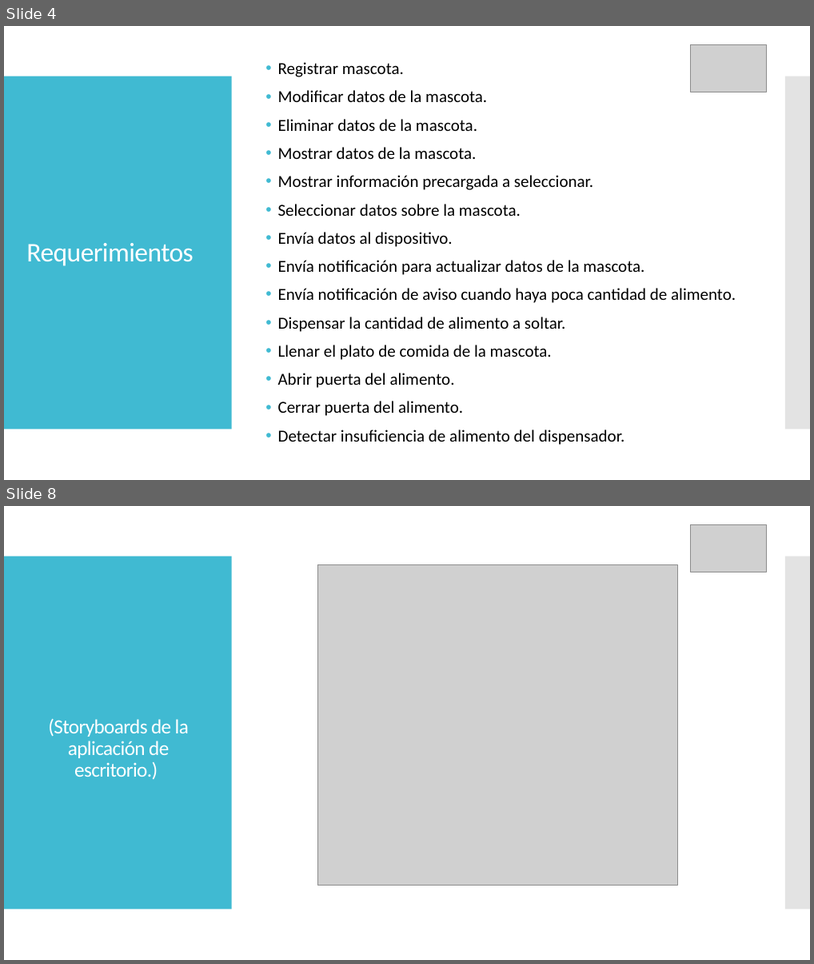
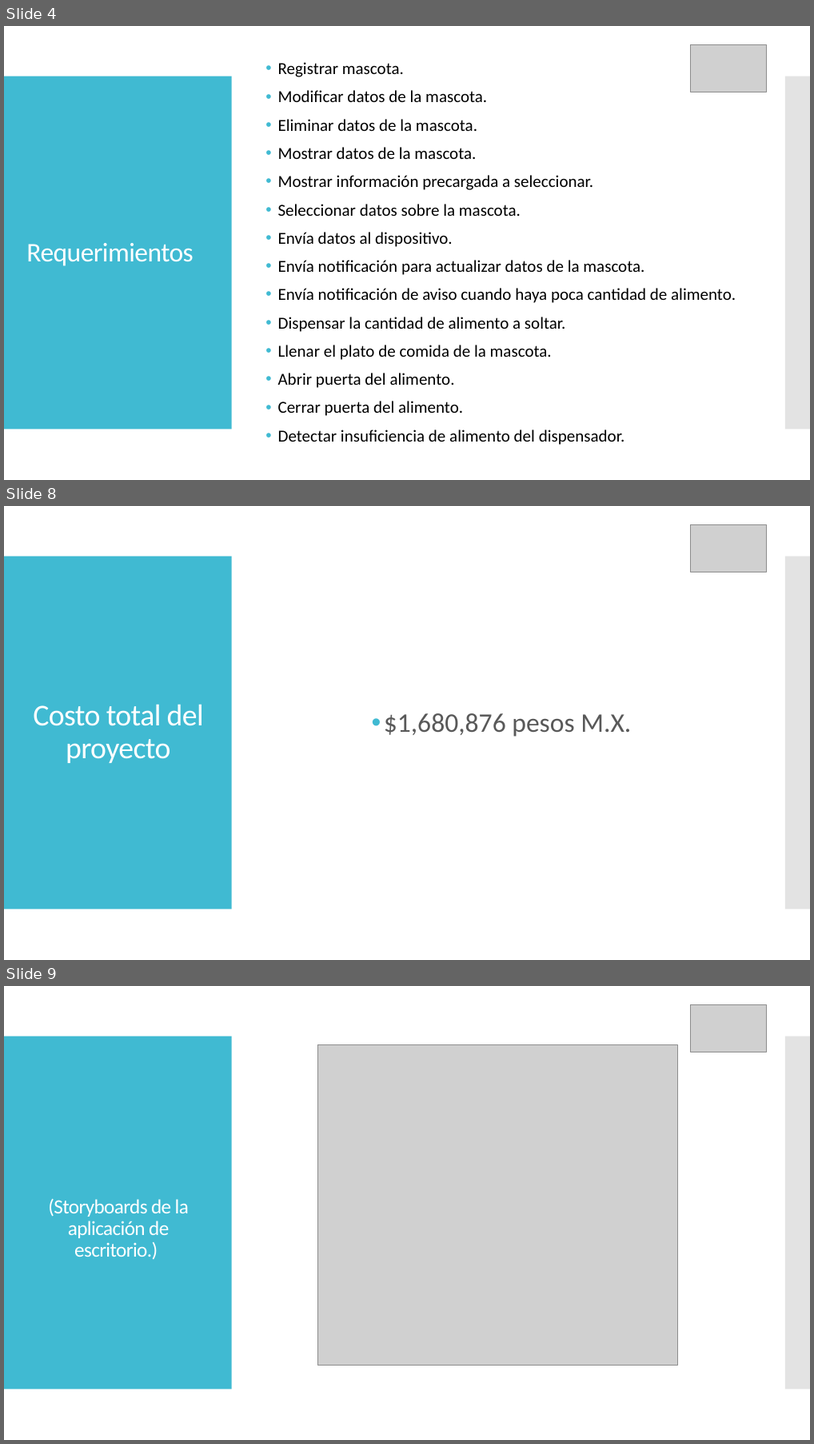
Before and after one commit to AIMtonio/PetSitting, a slide deck: Documents/Documentacion/PET SITTING_MariaLuisa.pptx. Shown one above the other, each under a label of ours: slides 4 and 8 before the commit, slides 4, 8 and 9 after it; the slides between them are not shown. The pictures are 814x964 and 814x1444 pixels, drawn with LibreOffice and Linux fonts; fonts in the diff are those of the drawing; grey boxes stand for pictures. Boxes give left, top, right and bottom in pixels: in the first picture for what was removed or moved away, otherwise in the second. Text is boxed around its words. In the diff, an @@ line names an element or a change of style, - is before the commit and + after.

```diff
--- a/Documents/Documentacion/PET SITTING_MariaLuisa.pptx
+++ b/Documents/Documentacion/PET SITTING_MariaLuisa.pptx
@@ slide 8 added at bbox=[4, 506, 810, 960], background #FFFFFF; not listed: 2 template elements that a slide beside it also shows @@
@@ picture added at bbox=[691, 524, 767, 572] @@
@@ title added at bbox=[33, 704, 204, 763], 36 pt, text #FFFFFF @@
+Costo total del proyecto
@@ text added at bbox=[384, 713, 631, 736], 32 pt, text #595959 @@
+• $1,680,876 pesos M.X.
@@ what was slide 8 is now slide 9 @@
```
Also in this commit, not shown: 3 slides changed.
